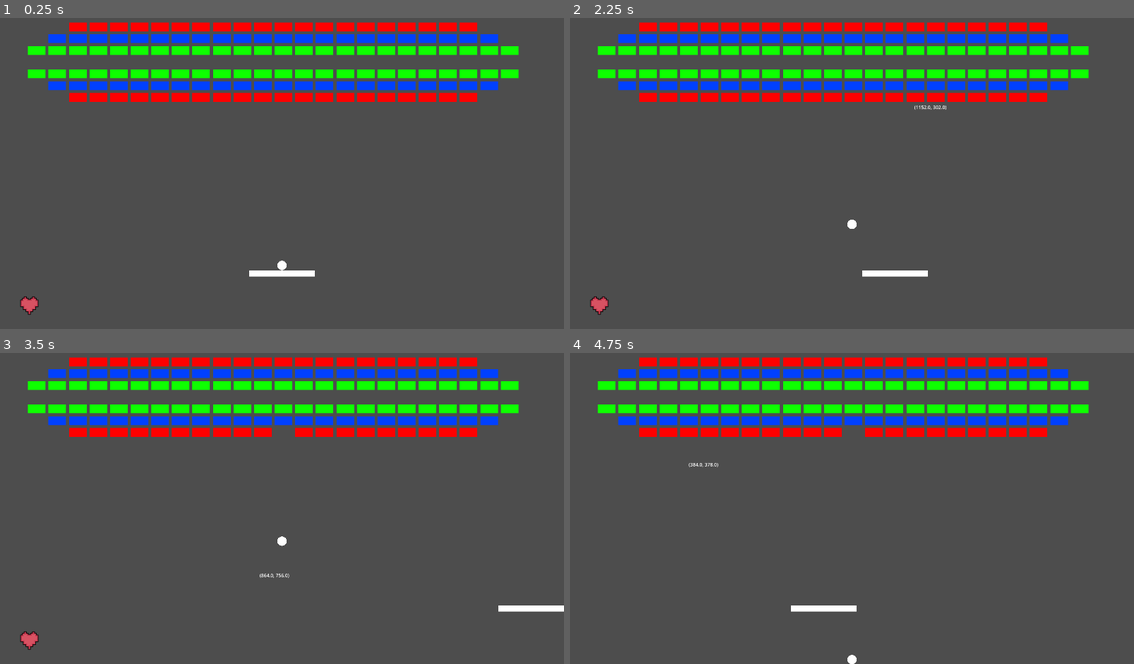
Above: before the commit, frames 1-4 (two rows, left to right).
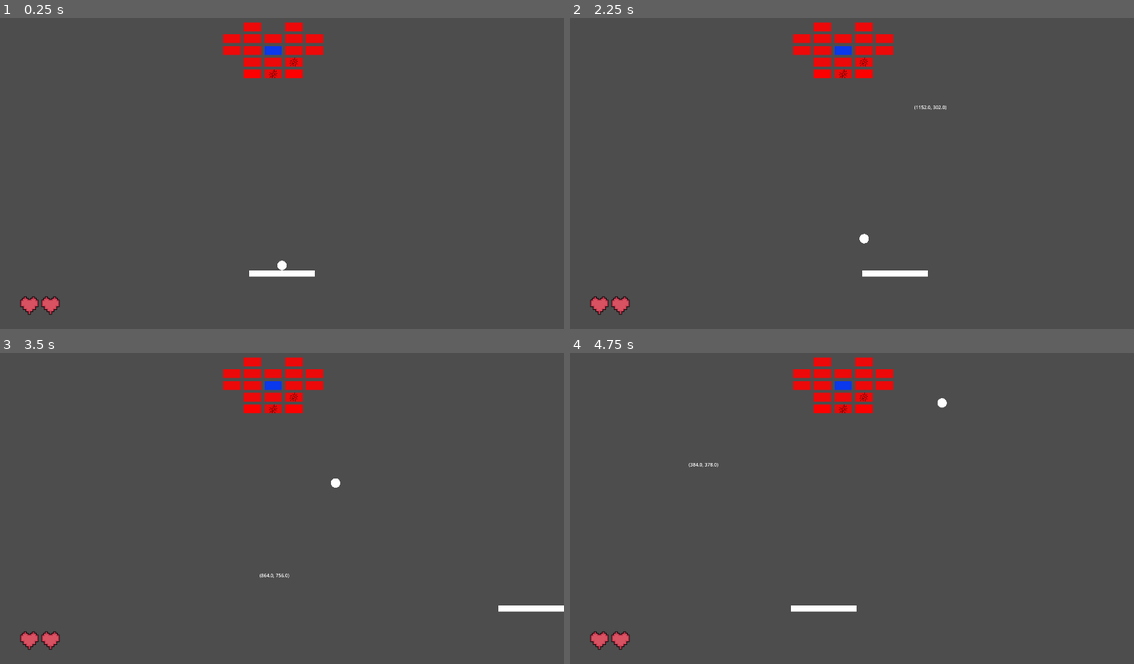
Above: after the commit, the same moments.

Repository: koviant/20GamesChallengeGodot
Game: Godot game, scene res://scenes/main.tscn
The game is run twice, just before and just after one commit, with the same random seed, the same clock (stepped at 60 frames per second) and the same inputs.
Inputs (mouse positions are in pixels of both pictures, inside the frame that each line leads up to):
- Up to frame 1 (0.25 s): no input
- Up to frame 2 (2.25 s): tap Enter at 0.5 s; move the mouse to (976, 154) at 0.52 s; hold Right (ui_right) 0.53-1.28 s; click (976, 154) at 0.67 s; move the mouse to (739, 185) at 1.27 s; hold Left (ui_left) 1.28-2.03 s; click (739, 185) at 1.42 s; move the mouse to (908, 101) at 2.02 s; hold Right (ui_right) from 2.03 s (still down); click (908, 101) at 2.17 s
- Up to frame 3 (3.5 s): keep holding Right (ui_right); move the mouse to (253, 567) at 2.77 s; click (253, 567) at 2.92 s
- Up to frame 4 (4.75 s): move the mouse to (1021, 552) at 3.52 s; release Right (ui_right) at 3.53 s; hold Left (ui_left) from 3.53 s (still down); click (1021, 552) at 3.67 s; move the mouse to (682, 458) at 4.27 s; click (682, 458) at 4.42 s

The runs differ from the first frame. In frame 1, 13% of the frame differs, in the area x 4-92%, y 1-96%; in frame 2, 13%; in frame 3, 13%; in frame 4, 13%, in the area x 3-92%, y 1-100%.

Commit message:
Refactored paddle into components

Diff:
--- a/breakout/project.godot
+++ b/breakout/project.godot
@@ -19,8 +19,8 @@
 
 Clipboard="*uid://cs0kb1wabma54"
 Levels="*uid://6fvul223v0ns"
-Lives="*uid://dlhque571vphm"
 Util="*uid://ckfineucrn0t2"
+Animations="*uid://bnyt0sfrx4ah1"
 
 [display]
 
--- a/breakout/scenes/main.tscn
+++ b/breakout/scenes/main.tscn
@@ -1,12 +1,11 @@
 [gd_scene format=3 uid="uid://fop01yrfd6on"]
 
 [ext_resource type="Script" uid="uid://bqiw48xdddd0g" path="res://scripts/main.gd" id="1_o5qli"]
-[ext_resource type="Script" uid="uid://18trg7xiqrjs" path="res://scripts/paddle.gd" id="2_0wfyh"]
 [ext_resource type="Resource" uid="uid://hir5d8uh1hif" path="res://levels/02.tres" id="2_o6xl0"]
 [ext_resource type="PackedScene" uid="uid://cxvgn5jfhfjca" path="res://scenes/ball.tscn" id="3_sugp2"]
-[ext_resource type="Script" uid="uid://bc0ph3xk0yuq0" path="res://scenes/paddle_controller.gd" id="3_tefeu"]
+[ext_resource type="PackedScene" uid="uid://c2dxa717igktg" path="res://scenes/paddle.tscn" id="3_tefeu"]
 [ext_resource type="PackedScene" uid="uid://dmxmut6xbsu83" path="res://scenes/bricks.tscn" id="4_jyhfs"]
-[ext_resource type="Script" uid="uid://b4shcp8gttrhv" path="res://scenes/death_wall.gd" id="5_tbgi4"]
+[ext_resource type="Script" path="res://scripts/death_wall.gd" id="5_tbgi4"]
 
 [sub_resource type="RectangleShape2D" id="RectangleShape2D_7dm0k"]
 size = Vector2(64, 1920)
@@ -17,17 +16,13 @@
 [sub_resource type="RectangleShape2D" id="RectangleShape2D_0xm2m"]
 size = Vector2(64, 1920)
 
-[sub_resource type="QuadMesh" id="QuadMesh_jyhfs"]
-
-[sub_resource type="RectangleShape2D" id="RectangleShape2D_h2yge"]
-size = Vector2(224, 21)
-
 [node name="Main" type="Node" unique_id=1366485895]
 script = ExtResource("1_o5qli")
 debug_ball_puddle_collision = false
 enable_normal_ball = true
-start_ball_vertically = true
-max_life_count = 1
+max_life_count = 2
+freeze_ball_on_mouse_click = true
+level_override = ExtResource("2_o6xl0")
 
 [node name="WallLeft" type="StaticBody2D" parent="." unique_id=1707080366]
 collision_mask = 0
@@ -50,25 +45,9 @@
 position = Vector2(1952, 960)
 shape = SubResource("RectangleShape2D_0xm2m")
 
-[node name="Paddle" type="RigidBody2D" parent="." unique_id=65247139]
+[node name="Paddle" parent="." unique_id=425579097 instance=ExtResource("3_tefeu")]
 unique_name_in_owner = true
 position = Vector2(846, 868)
-collision_layer = 4
-gravity_scale = 0.0
-lock_rotation = true
-script = ExtResource("2_0wfyh")
-
-[node name="MeshInstance2D" type="MeshInstance2D" parent="Paddle" unique_id=992547386]
-position = Vector2(112.000015, 10.499989)
-scale = Vector2(223.99997, 21.000107)
-mesh = SubResource("QuadMesh_jyhfs")
-
-[node name="CollisionShape2D" type="CollisionShape2D" parent="Paddle" unique_id=1326686161]
-position = Vector2(112, 10.5)
-shape = SubResource("RectangleShape2D_h2yge")
-
-[node name="PaddleController" type="Node" parent="Paddle" unique_id=81448055]
-script = ExtResource("3_tefeu")
 
 [node name="Ball" parent="." unique_id=1584973393 instance=ExtResource("3_sugp2")]
 unique_name_in_owner = true
--- /dev/null
+++ b/breakout/scenes/paddle.tscn
@@ -0,0 +1,47 @@
+[gd_scene format=3 uid="uid://c2dxa717igktg"]
+
+[ext_resource type="Script" uid="uid://18trg7xiqrjs" path="res://scripts/paddle.gd" id="1_mo4dg"]
+[ext_resource type="Script" uid="uid://bufw820tgf7rx" path="res://scripts/components/health_component.gd" id="3_kvcsl"]
+[ext_resource type="Script" uid="uid://dfen6frecj7it" path="res://scripts/components/movement_component.gd" id="4_kvcsl"]
+[ext_resource type="Script" uid="uid://dp0i76shpqjkd" path="res://scripts/components/animation_component.gd" id="4_pacq5"]
+[ext_resource type="Script" uid="uid://doojxicm7k1kd" path="res://scripts/components/heart_display_component.gd" id="5_kvcsl"]
+
+[sub_resource type="QuadMesh" id="QuadMesh_jyhfs"]
+
+[sub_resource type="RectangleShape2D" id="RectangleShape2D_h2yge"]
+size = Vector2(224, 21)
+
+[node name="Paddle" type="RigidBody2D" unique_id=425579097]
+collision_layer = 4
+gravity_scale = 0.0
+lock_rotation = true
+script = ExtResource("1_mo4dg")
+
+[node name="MeshInstance2D" type="MeshInstance2D" parent="." unique_id=1531268783]
+position = Vector2(112.000015, 10.499989)
+scale = Vector2(223.99997, 21.000107)
+mesh = SubResource("QuadMesh_jyhfs")
+
+[node name="CollisionShape2D" type="CollisionShape2D" parent="." unique_id=702048420]
+position = Vector2(112, 10.5)
+shape = SubResource("RectangleShape2D_h2yge")
+
+[node name="HealthComponent" type="Node" parent="." unique_id=606383469]
+unique_name_in_owner = true
+script = ExtResource("3_kvcsl")
+metadata/_custom_type_script = "uid://bufw820tgf7rx"
+
+[node name="AnimationComponent" type="Node" parent="." unique_id=1851901633]
+unique_name_in_owner = true
+script = ExtResource("4_pacq5")
+metadata/_custom_type_script = "uid://dp0i76shpqjkd"
+
+[node name="MovementComponent" type="Node" parent="." unique_id=1430350349]
+unique_name_in_owner = true
+script = ExtResource("4_kvcsl")
+metadata/_custom_type_script = "uid://dfen6frecj7it"
+
+[node name="HeartDisplayComponent" type="Node" parent="." unique_id=1892030559]
+unique_name_in_owner = true
+script = ExtResource("5_kvcsl")
+metadata/_custom_type_script = "uid://doojxicm7k1kd"
--- /dev/null
+++ b/breakout/scripts/components/animation_component.gd
@@ -0,0 +1,14 @@
+class_name AnimationComponent extends Node
+
+## Dictionary[animation_key, tween_factory]
+var _animations: Dictionary[Animations.Key, Callable]
+
+func setup(animations: Dictionary[Animations.Key, Callable]) -> void:
+	_animations = animations
+
+func play(key: Animations.Key) -> void:
+	var callable := _animations[key]
+	assert(callable)
+
+	var tween: Tween = callable.call()
+	Animations.monitor(key, tween)
--- /dev/null
+++ b/breakout/scripts/components/health_component.gd
@@ -0,0 +1,29 @@
+class_name HealthComponent extends Node
+
+signal life_lost
+signal last_life_left
+signal died
+
+var _life_count: int
+
+var alive: bool:
+	get: return _life_count > 0
+
+var life_count: int:
+	get: return _life_count
+
+func reset(max_life_count: int) -> void:
+	_life_count = max_life_count
+
+func decrease_life_count():
+	assert(_life_count >= 0, "calling decrease_life_count on invalid life count")
+
+	_life_count -= 1
+
+	life_lost.emit()
+
+	if _life_count == 1:
+		last_life_left.emit()
+
+	if _life_count == 0:
+		died.emit()
--- /dev/null
+++ b/breakout/scripts/components/heart_display_component.gd
@@ -0,0 +1,51 @@
+class_name HeartDisplayComponent extends Node
+
+const _HEART_EMPTY: Texture2D = preload("uid://bpjx44406nhxe")
+const _HEART_FULL: Texture2D = preload("uid://c3xjcawoynrv5")
+const _heart_offset := 8
+
+var _max_life_count: int
+var _life_count: int
+
+var hud_layer: CanvasLayer
+var heart_start_position: Vector2
+var empty_hearts: Array[Sprite2D] = []
+var full_hearts: Array[Sprite2D] = []
+
+func reset(max_life_count: int):
+	_life_count = max_life_count
+	if _max_life_count != max_life_count or _sprites_not_created():
+		_max_life_count = max_life_count
+		_create_sprites()
+
+	_reset_all_hearts_scale()
+
+func _reset_all_hearts_scale():
+	for heart in full_hearts:
+		heart.scale = Vector2.ONE
+
+func _sprites_not_created() -> bool:
+	return len(full_hearts) == 0
+
+func _create_sprites() -> void:
+	full_hearts.clear()
+	empty_hearts.clear()
+	var current_position = heart_start_position
+	for i in range(_max_life_count):
+		var full_heart := _create_sprite(_HEART_FULL, current_position)
+		var empty_heart := _create_sprite(_HEART_EMPTY, current_position)
+
+		current_position.x += full_heart.texture.get_width() + _heart_offset
+
+		full_hearts.append(full_heart)
+		empty_hearts.append(empty_heart)
+
+		hud_layer.add_child(full_heart)
+		hud_layer.add_child(empty_heart)
+
+func _create_sprite(texture: Texture2D, pos: Vector2) -> Sprite2D:
+	var heart := Sprite2D.new()
+	heart.texture = texture
+	heart.position = pos
+
+	return heart
--- a/breakout/scenes/paddle_controller.gd
+++ b/breakout/scripts/components/movement_component.gd
@@ -1,4 +1,4 @@
-extends Node
+class_name MovementComponent extends Node
 
 const paddle_velocity := 800.0
 
--- /dev/null
+++ b/breakout/scripts/globals/animations.gd
@@ -0,0 +1,62 @@
+extends Node
+
+enum Key {
+	HEART_LOST,
+	HEART_BEATING,
+	NONE_HEARTS_LEFT,
+}
+
+var _running: Dictionary[Animations.Key, WeakRef]
+
+func monitor(key: Animations.Key, tween: Tween) -> void:
+	_running[key] = weakref(tween)
+
+func animation_completion(key: Animations.Key) -> void:
+	var weak_reference: WeakRef = _running.get(key)
+	if not weak_reference:
+		return
+
+	var tween: Tween = weak_reference.get_ref()
+	if tween and tween.is_running():
+		await tween.finished
+
+func cancel_running_animation(key: Animations.Key) -> void:
+	var weak_reference := _running[key]
+	if not weak_reference:
+		return
+
+	var tween: Tween = weak_reference.get_ref()
+	if tween and tween.is_running():
+		tween.kill()
+
+func scale_to_zero(sprite: Sprite2D, duration: float) -> Tween:
+	var tween = create_tween()
+	tween.tween_property(sprite, "scale", Vector2.ZERO, duration)
+
+	return tween
+
+func beating(sprite: Sprite2D, pattern: Array[float]) -> Tween:
+	assert(len(pattern) == 4, "pattern should contain exactly 4 items")
+
+	var tween = create_tween().set_loops()
+	tween.tween_interval(pattern[0])
+	tween.tween_property(sprite, "scale", Vector2.ONE * 0.7, pattern[1])
+	tween.tween_interval(pattern[2])
+	tween.tween_property(sprite, "scale", Vector2.ONE, pattern[3])
+
+	return tween
+
+func bliping(sprites: Array[Sprite2D], pattern: Array[float]) -> Tween:
+	assert(len(pattern) == 2, "pattern should contain exactly 2 items")
+
+	var hide_all = func () -> void:
+		for s in sprites: s.hide()
+
+	var show_all = func () -> void:
+		for s in sprites: s.show()
+
+	var tween = create_tween().set_loops(5)
+	tween.tween_callback(hide_all).set_delay(pattern[0])
+	tween.tween_callback(show_all).set_delay(pattern[1])
+
+	return tween
--- a/breakout/scripts/globals/life.gd
+++ /dev/null
@@ -1,117 +0,0 @@
-extends Node
-
-const _HEART_EMPTY: Texture2D = preload("uid://bpjx44406nhxe")
-const _HEART_FULL: Texture2D = preload("uid://c3xjcawoynrv5")
-const _heart_offset := 8
-const _heart_animation_duration := 0.2
-const _beating_heart_animation_duration := 0.1
-const _animation_end_pause := 2
-
-var max_life_count: int
-var _life_count: int
-
-var hud_layer: CanvasLayer
-var heart_start_position: Vector2
-var skip_animation := false
-
-var _full_hearts: Array[Sprite2D] = []
-var _empty_hearts: Array[Sprite2D] = []
-
-var _beating_last_heart_animation: Tween
-
-var alive: bool:
-	get: return _life_count > 0
-
-func reset():
-	_life_count = max_life_count
-	if not _sprites_created():
-		_create_sprites()
-		_create_beating_heart_animation()
-	else:
-		_reset_full_heart_size()
-
-func _sprites_created() -> bool:
-	return len(_full_hearts) > 0
-
-func _create_sprites() -> void:
-	var current_position = heart_start_position
-	for i in range(max_life_count):
-		var full_heart := _create_sprite(_HEART_FULL, current_position)
-		var empty_heart := _create_sprite(_HEART_EMPTY, current_position)
-
-		current_position.x += full_heart.texture.get_width() + _heart_offset
-
-		_full_hearts.append(full_heart)
-		_empty_hearts.append(empty_heart)
-
-		hud_layer.add_child(full_heart)
-		hud_layer.add_child(empty_heart)
-
-func _create_sprite(texture: Texture2D, pos: Vector2) -> Sprite2D:
-	var heart := Sprite2D.new()
-	heart.texture = texture
-	heart.position = pos
-
-	return heart
-
-func _reset_full_heart_size() -> void:
-	for heart in _full_hearts:
-		heart.scale = Vector2.ONE
-
-func decrease_life_count():
-	assert(_life_count >= 0, "calling decrease_life_count on invalid life count")
-
-	_life_count -= 1
-
-	if skip_animation:
-		_full_hearts[_life_count].scale = Vector2.ZERO
-		return
-
-	var heart_lost_tween = _create_heart_lost_animation_tween()
-
-	if _life_count == 1:
-		_beating_last_heart_animation.play()
-
-	if _life_count == 0:
-		_beating_last_heart_animation.stop()
-		heart_lost_tween.tween_subtween(_create_lives_end_animation_tween())
-
-	heart_lost_tween.tween_interval(_animation_end_pause)
-
-	await heart_lost_tween.finished
-
-func _create_heart_lost_animation_tween() -> Tween:
-	var tween = create_tween()
-	tween.tween_property(_full_hearts[_life_count], "scale", Vector2.ZERO, _heart_animation_duration)
-
-	return tween
-
-func _create_lives_end_animation_tween() -> Tween:
-	var tween = create_tween().set_loops(5)
-	tween.tween_callback(_hide_all_empty_hearts)\
-		.set_delay(_heart_animation_duration)
-
-	tween.tween_callback(_show_all_empty_hearts)\
-		.set_delay(_heart_animation_duration)
-
-	return tween
-
-func _hide_all_empty_hearts() -> void:
-	for empty in _empty_hearts:
-		empty.hide()
-
-func _show_all_empty_hearts() -> void:
-	for empty in _empty_hearts:
-		empty.show()
-
-func _create_beating_heart_animation() -> void:
-	var h = _full_hearts[0]
-
-	var tween = create_tween().set_loops()
-	tween.tween_interval(_heart_animation_duration)
-	tween.tween_property(h, "scale", Vector2.ONE * 0.7, _beating_heart_animation_duration)
-	tween.tween_interval(_beating_heart_animation_duration)
-	tween.tween_property(h, "scale", Vector2.ONE, _beating_heart_animation_duration)
-	tween.stop()
-
-	_beating_last_heart_animation = tween
--- a/breakout/scripts/main.gd
+++ b/breakout/scripts/main.gd
@@ -35,12 +35,13 @@
 		paddle_start_position.x + paddle.size.x / 2 - main_ball.size.x / 2,
 		paddle_start_position.y - main_ball.size.y - 1)
 
-	Lives.hud_layer = hud
-	Lives.heart_start_position = Vector2(100, paddle_start_position.y + 120)
+	paddle.heart_display_component.hud_layer = hud
+	paddle.heart_display_component.heart_start_position = Vector2(100, paddle_start_position.y + 120)
 
 	bricks_grid.show_bricks_coordinates = show_bricks_coordinates
 	bricks_grid.cleared.connect(next_level)
 
+	paddle.setup()
 	game_reset()
 	_check_debug()
 
@@ -63,8 +64,8 @@
 	Levels.reset()
 	next_level()
 
-	Lives.max_life_count = max_life_count
-	Lives.reset()
+	paddle.max_life_count = max_life_count
+	paddle.reset()
 
 func level_reset() -> void:
 	set_physics_process(false)
@@ -110,7 +111,7 @@
 	var collider = collision.get_collider()
 	if collider is Brick:
 		ball.current_velocity = ball.current_velocity.bounce(collision.get_normal())
-		(collider as Brick).hit()
+		collider.hit()
 	elif collider is Paddle:
 		var total_possible_collision_len = paddle.size.x + 2 * ball.size.x
 		var intersection_fraction: float = (collision.get_position().x - (paddle.position.x - ball.size.x)) / total_possible_collision_len
@@ -122,19 +123,19 @@
 		ball.current_velocity = ball.current_velocity.bounce(collision.get_normal())
 
 func handle_death():
-	await decrease_life_with_animation()
-	if not Lives.alive:
+	set_physics_process(false)
+
+	await paddle.decrease_life_count()
+	if not paddle.alive:
+		await paddle.death_animation_finished
 		game_reset()
 	else:
 		paddle_and_ball_reset()
 
-func decrease_life_with_animation():
-	set_physics_process(false)
-	await Lives.decrease_life_count()
 	set_physics_process(true)
 
 func _check_debug() -> void:
-	Lives.skip_animation = skip_death_animation
+	paddle.skip_death_animation = skip_death_animation
 
 	if debug_ball_puddle_collision:
 		var y := paddle.position.y - 100
--- a/breakout/scripts/paddle.gd
+++ b/breakout/scripts/paddle.gd
@@ -1,11 +1,66 @@
 class_name Paddle extends RigidBody2D
+
+signal death_animation_finished
+
+var skip_death_animation := false
+var max_life_count: int
 
 var size: Vector2:
 	get: return ($CollisionShape2D.shape as RectangleShape2D).size
 
+var alive: bool:
+	get: return health_component.alive
+
+@onready var health_component: HealthComponent = %HealthComponent
+@onready var animation_component: AnimationComponent = %AnimationComponent
+@onready var movement_component: MovementComponent = %MovementComponent
+@onready var heart_display_component: HeartDisplayComponent = %HeartDisplayComponent
 @onready var horizontal_velocity: float = 0.0:
 	set(value):
 		if linear_velocity.x == value:
 			return
 
 		linear_velocity.x = value
+
+
+func setup() -> void:
+	var animation_dict : Dictionary[Animations.Key, Callable] = {
+		Animations.Key.HEART_LOST: _start_heart_lost_animation,
+		Animations.Key.HEART_BEATING: _start_heart_beating_animation,
+		Animations.Key.NONE_HEARTS_LEFT: _start_bliping_hearts_animation,
+	}
+
+	animation_component.setup(animation_dict)
+
+	reset()
+
+	health_component.life_lost.connect(func(): animation_component.play(Animations.Key.HEART_LOST))
+	health_component.last_life_left.connect(func(): animation_component.play(Animations.Key.HEART_BEATING))
+	health_component.died.connect(func(): animation_component.play(Animations.Key.NONE_HEARTS_LEFT))
+
+func reset() -> void:
+	health_component.reset(max_life_count)
+	heart_display_component.reset(max_life_count)
+
+func decrease_life_count() -> void:
+	health_component.decrease_life_count()
+	await Animations.animation_completion(Animations.Key.HEART_LOST)
+
+func _start_heart_lost_animation() -> Tween:
+	if skip_death_animation:
+		return create_tween()
+
+	var heart := heart_display_component.full_hearts[health_component.life_count]
+	return Animations.scale_to_zero(heart, 0.2)
+
+func _start_heart_beating_animation() -> Tween:
+	var heart := heart_display_component.full_hearts[0]
+	return Animations.beating(heart, [0.1, 0.2, 0.2, 0.2])
+
+func _start_bliping_hearts_animation() -> Tween:
+	Animations.cancel_running_animation(Animations.Key.HEART_BEATING)
+
+	var bliping := Animations.bliping(heart_display_component.empty_hearts, [0.2, 0.2])
+	bliping.finished.connect(func(): death_animation_finished.emit(), CONNECT_ONE_SHOT)
+
+	return bliping
--- a/breakout/test/scripts/main_test.gd
+++ b/breakout/test/scripts/main_test.gd
@@ -18,7 +18,7 @@
 	main.skip_death_animation = true
 
 	var paddle: Paddle = runner.find_child("Paddle")
-	var paddle_controller := runner.find_child("PaddleController")
+	var paddle_controller := runner.find_child("MovementComponent")
 	paddle_controller.set_physics_process(false)
 	paddle.horizontal_velocity = 1000
 
Not shown, removed: breakout/scenes/paddle_controller.gd.uid
Not shown, added: breakout/scripts/components/animation_component.gd.uid
Not shown, added: breakout/scripts/components/health_component.gd.uid
Not shown, added: breakout/scripts/components/heart_display_component.gd.uid
Not shown, added: breakout/scripts/components/movement_component.gd.uid
Renamed: breakout/scenes/death_wall.gd -> breakout/scripts/death_wall.gd
Renamed: breakout/scenes/death_wall.gd.uid -> breakout/scripts/death_wall.gd.uid
Not shown, added: breakout/scripts/globals/animations.gd.uid
Not shown, removed: breakout/scripts/globals/life.gd.uid
